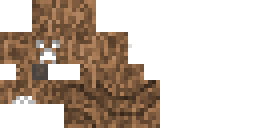
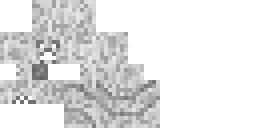
Layered file, before and after one edit (256 x 128). Changes by layer:
hid group "creeper_dirt_group" (3 layers) over 0, 0, 160, 128
"creeper_spectre": opacity 90% → 75%, moved it above "creeper_amalgam" over 0, 0, 160, 128
hid group "creeper_amalgam" (18 layers) over 0, 0, 160, 128
